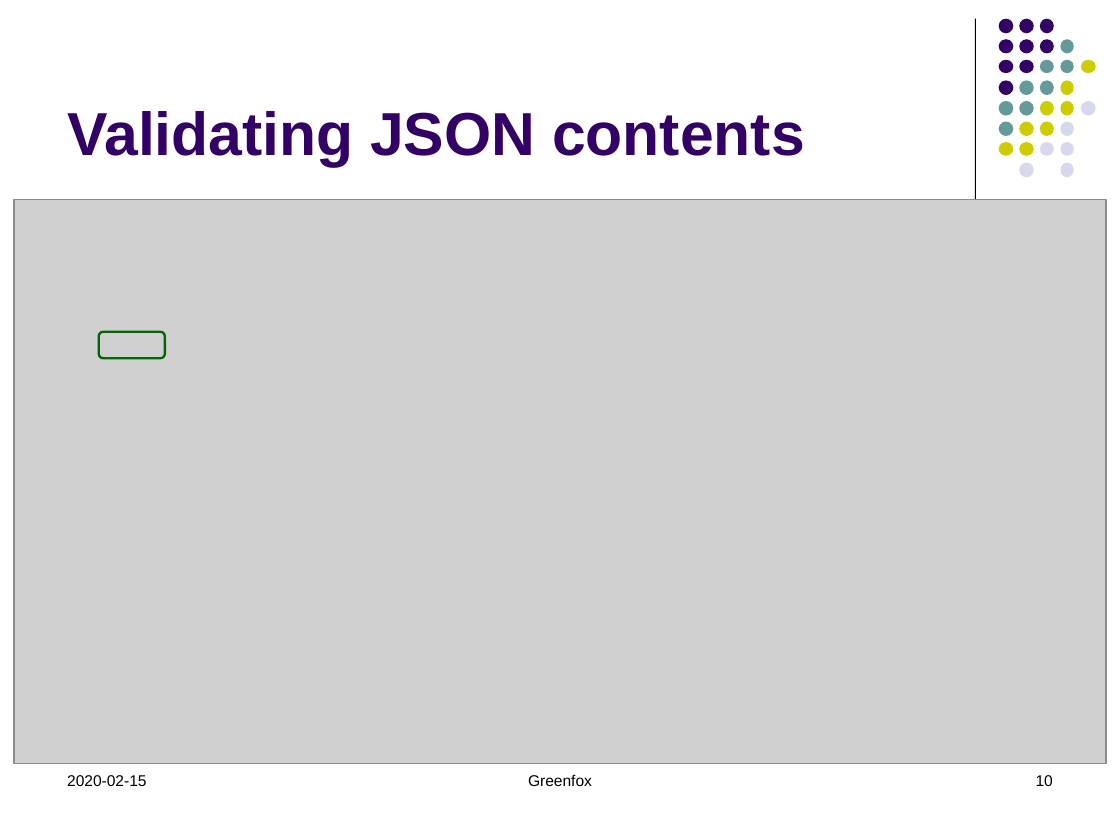
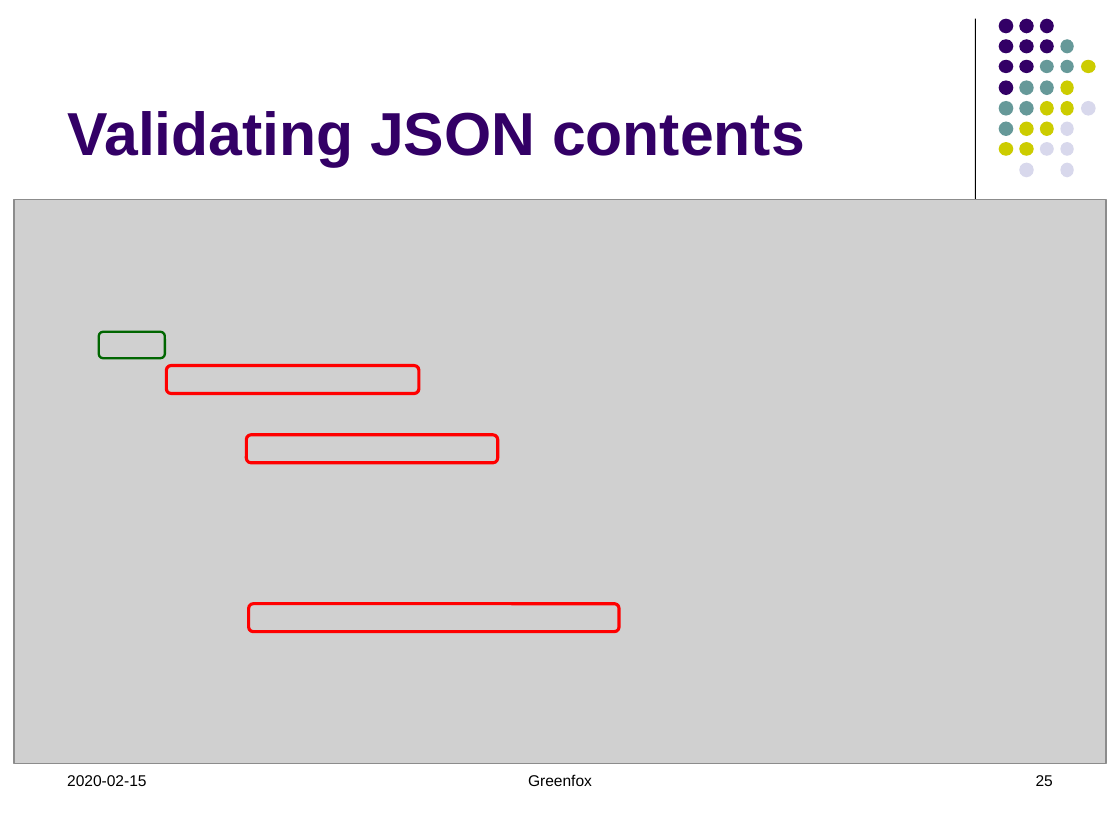
Before and after one commit to hrennau/greenfox, a slide deck: slide 25 of about/greenfox04.pptx (slide 10 before the commit). Drawn at 1120x840 pixels with LibreOffice and Linux fonts; fonts in the diff are those of the drawing; grey boxes stand for pictures. Boxes give left, top, right and bottom in pixels: in the first picture for what was removed or moved away, otherwise in the second. Text is boxed around its words. In the diff, an @@ line names an element or a change of style, - is before the commit and + after.

```diff
--- a/about/greenfox04.pptx
+++ b/about/greenfox04.pptx
@@ rounded rectangle added at (167, 365, 419, 393), outline #FF0000 2 pt @@
@@ rounded rectangle added at (246, 435, 497, 463), outline #FF0000 2 pt @@
@@ rounded rectangle added at (249, 604, 619, 632), outline #FF0000 2 pt @@
@@ page number at (1036, 775, 1053, 786): text changed @@
-10
+25
```
Also in this commit, not shown: 14 other slides changed, 3 slides added, 31 slides removed, 32 other files.
